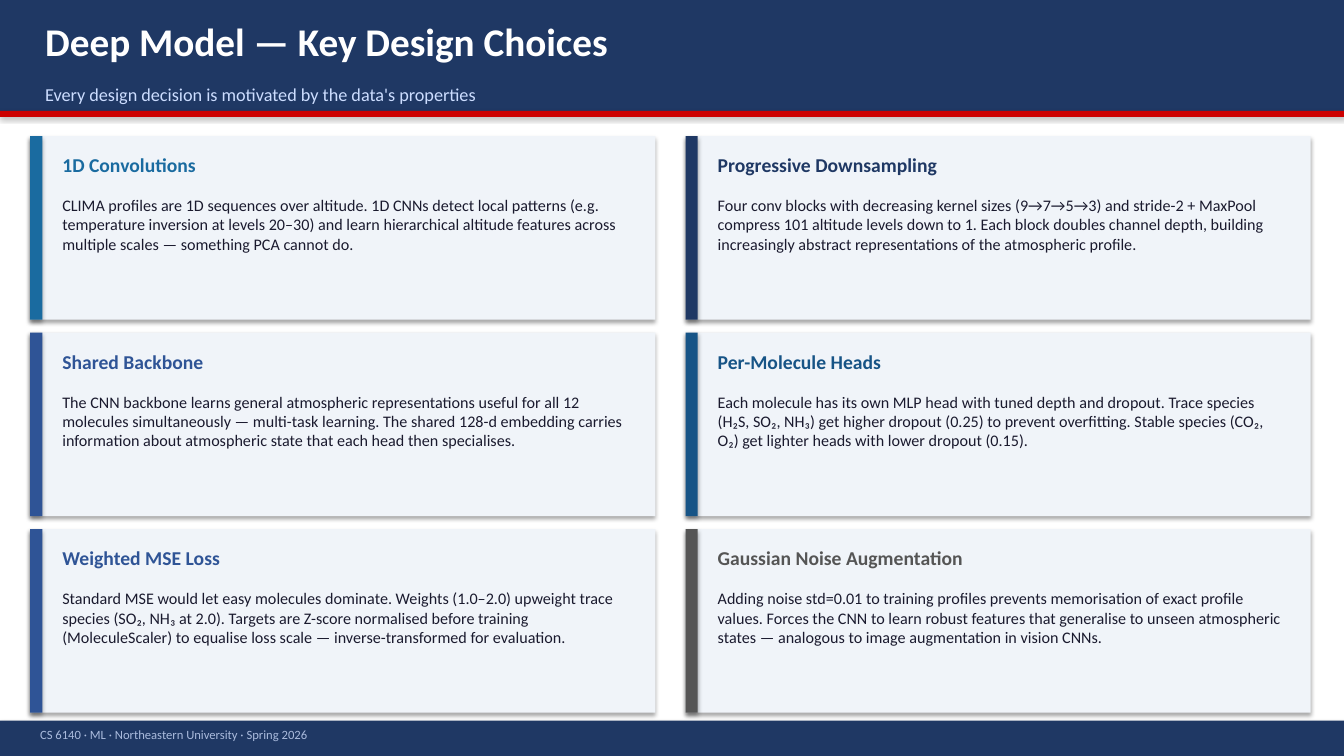
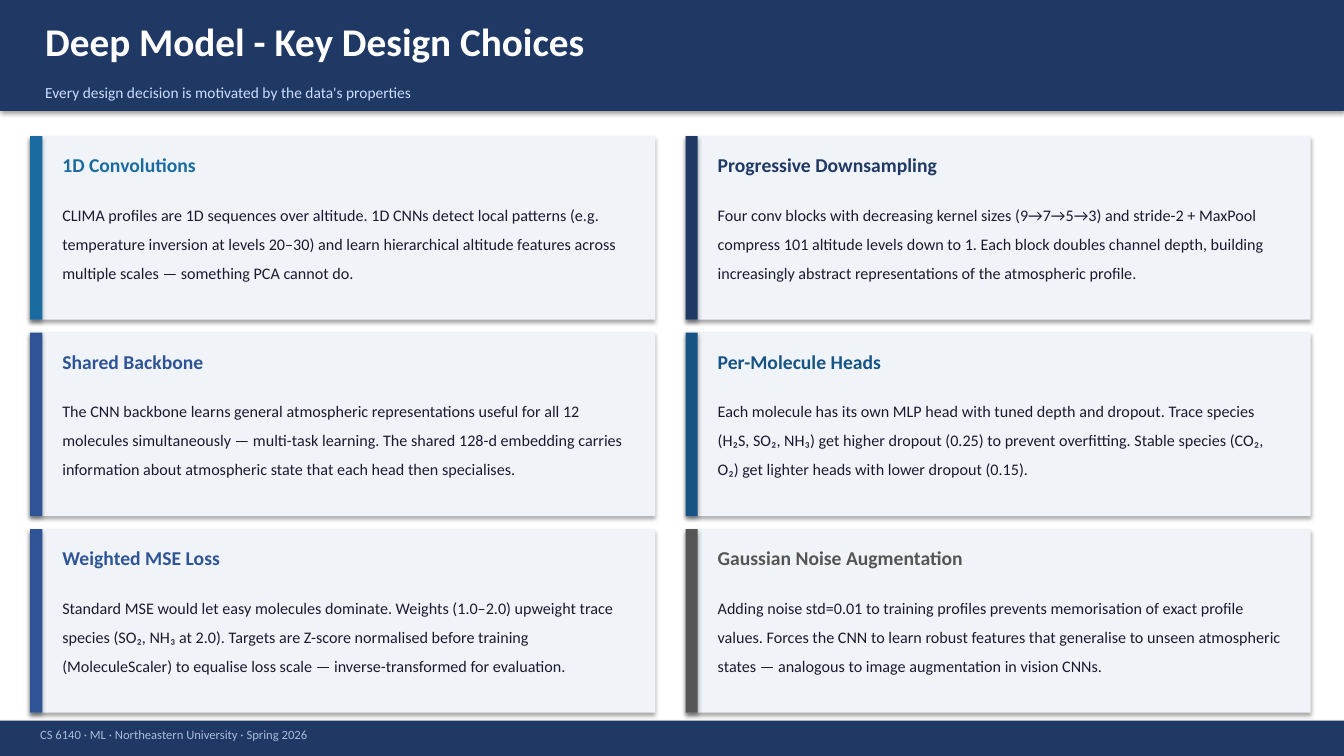
Before and after one commit to bshind87/inara-atmospheric-composition, a slide deck: slide 9 of docs/INARA_Presentation.pptx. Drawn at 1344x756 pixels with LibreOffice and Linux fonts; fonts in the diff are those of the drawing. Boxes give left, top, right and bottom in pixels: in the first picture for what was removed or moved away, otherwise in the second. Text is boxed around its words. In the diff, an @@ line names an element or a change of style, - is before the commit and + after.

```diff
--- a/docs/INARA_Presentation.pptx
+++ b/docs/INARA_Presentation.pptx
@@ text at <box>45,28,584,63</box>: text changed @@
-Deep Model — Key Design Choices
+Deep Model - Key Design Choices
@@ text "Every design decision is motivated ..." at <box>45,87,411,101</box>: size 13 to 11 pt @@
@@ rectangle removed at <box>0,111,1344,117</box> @@
@@ line spacing 1 to 1.5 in 6 elements at <box>62,209,616,282</box>, <box>718,209,1264,282</box>, <box>62,405,622,478</box>, <box>718,405,1263,478</box>, <box>62,602,613,675</box>, <box>718,602,1281,675</box> @@
```
Also in this commit, not shown: 13 other slides changed, 5 slides added, 4 slides removed, 2 other files.
